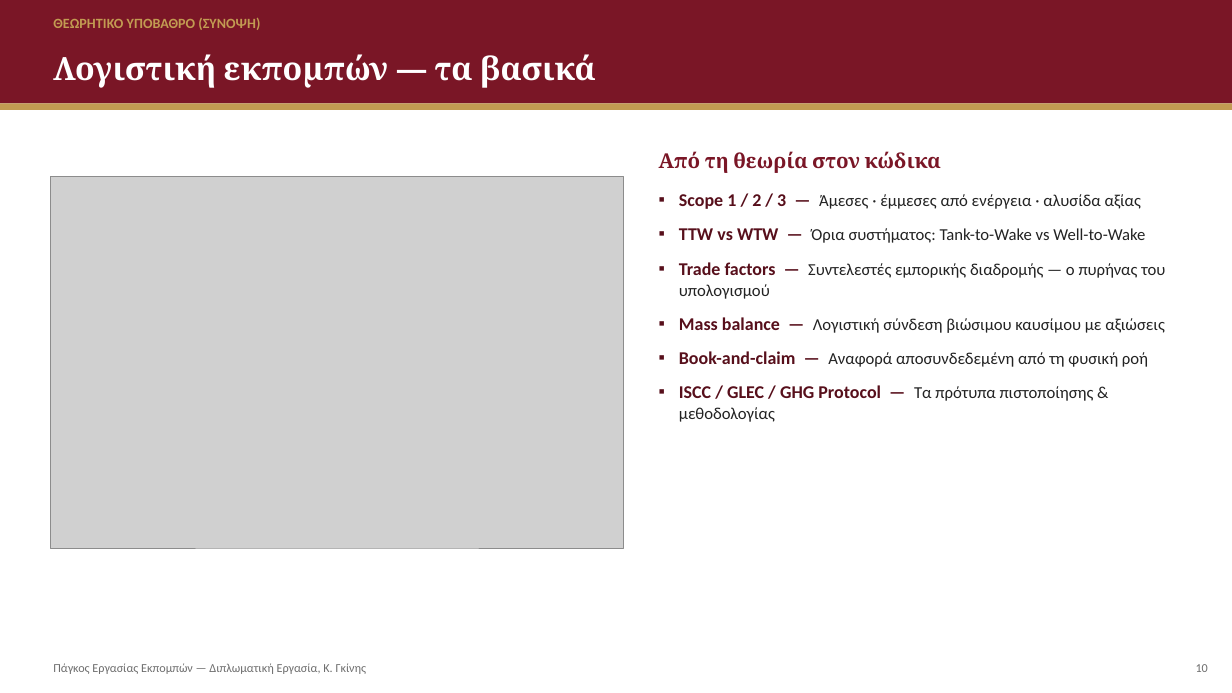
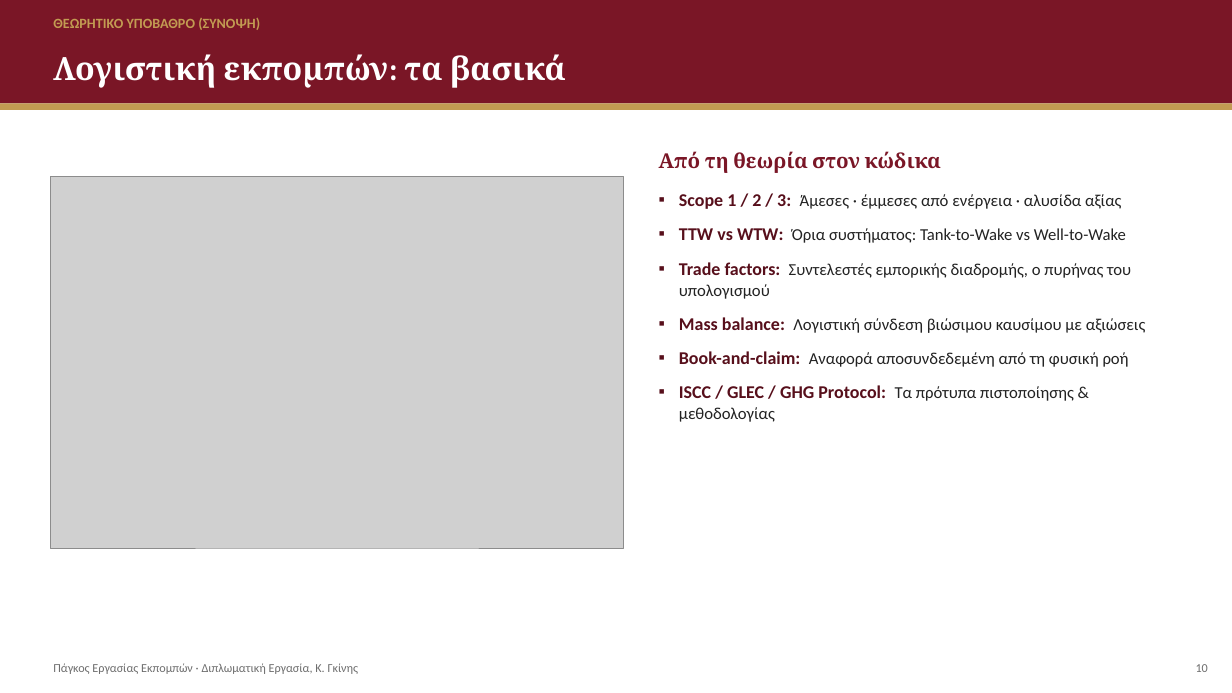
Before and after one commit to konst-gkinis/diplomatiki, a slide deck: slide 11 of presentations/defense.pptx. Drawn at 1232x693 pixels with LibreOffice and Linux fonts; fonts in the diff are those of the drawing; grey boxes stand for pictures. Boxes give left, top, right and bottom in pixels: in the first picture for what was removed or moved away, otherwise in the second. Text is boxed around its words. In the diff, an @@ line names an element or a change of style, - is before the commit and + after.

```diff
--- a/presentations/defense.pptx
+++ b/presentations/defense.pptx
@@ text at [53,18,260,30]: text changed @@
-ΘΕΩΡΗΤΙΚΌ ΥΠΌΒΑΘΡΟ (ΣΎΝΟΨΗ)
+ΘΕΩΡΗΤΙΚΟ ΥΠΟΒΑΘΡΟ (ΣΥΝΟΨΗ)
@@ text at [53,54,565,88]: text changed @@
-Λογιστική εκπομπών — τα βασικά
+Λογιστική εκπομπών: τα βασικά
@@ text at [679,194,1146,422]: text changed @@
-▪ Scope 1 / 2 / 3 — Άμεσες · έμμεσες από ενέργεια · αλυσίδα αξίας
-▪ TTW vs WTW — Όρια συστήματος: Tank-to-Wake vs Well-to-Wake
-▪ Trade factors — Συντελεστές εμπορικής διαδρομής — ο πυρήνας του υπολογισμού
-▪ Mass balance — Λογιστική σύνδεση βιώσιμου καυσίμου με αξιώσεις
-▪ Book-and-claim — Αναφορά αποσυνδεδεμένη από τη φυσική ροή
-▪ ISCC / GLEC / GHG Protocol — Τα πρότυπα πιστοποίησης & μεθοδολογίας
+▪ Scope 1 / 2 / 3: Άμεσες · έμμεσες από ενέργεια · αλυσίδα αξίας
+▪ TTW vs WTW: Όρια συστήματος: Tank-to-Wake vs Well-to-Wake
+▪ Trade factors: Συντελεστές εμπορικής διαδρομής, ο πυρήνας του υπολογισμού
+▪ Mass balance: Λογιστική σύνδεση βιώσιμου καυσίμου με αξιώσεις
+▪ Book-and-claim: Αναφορά αποσυνδεδεμένη από τη φυσική ροή
+▪ ISCC / GLEC / GHG Protocol: Τα πρότυπα πιστοποίησης & μεθοδολογίας
@@ text at [53,663,359,674]: text changed @@
-Πάγκος Εργασίας Εκπομπών — Διπλωματική Εργασία, Κ. Γκίνης
+Πάγκος Εργασίας Εκπομπών · Διπλωματική Εργασία, Κ. Γκίνης
```
Also in this commit, not shown: 15 other slides changed, 1 slide added, 22 other files.
